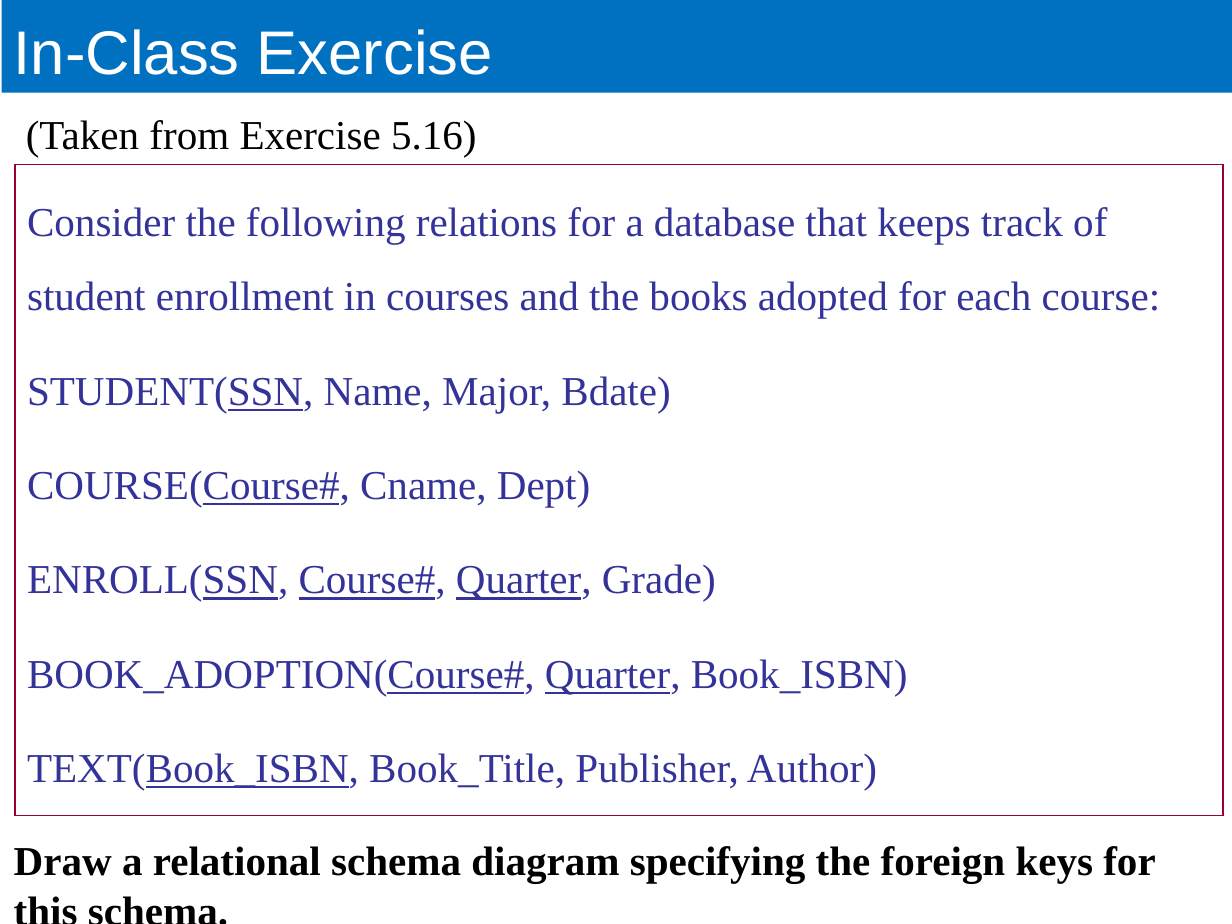
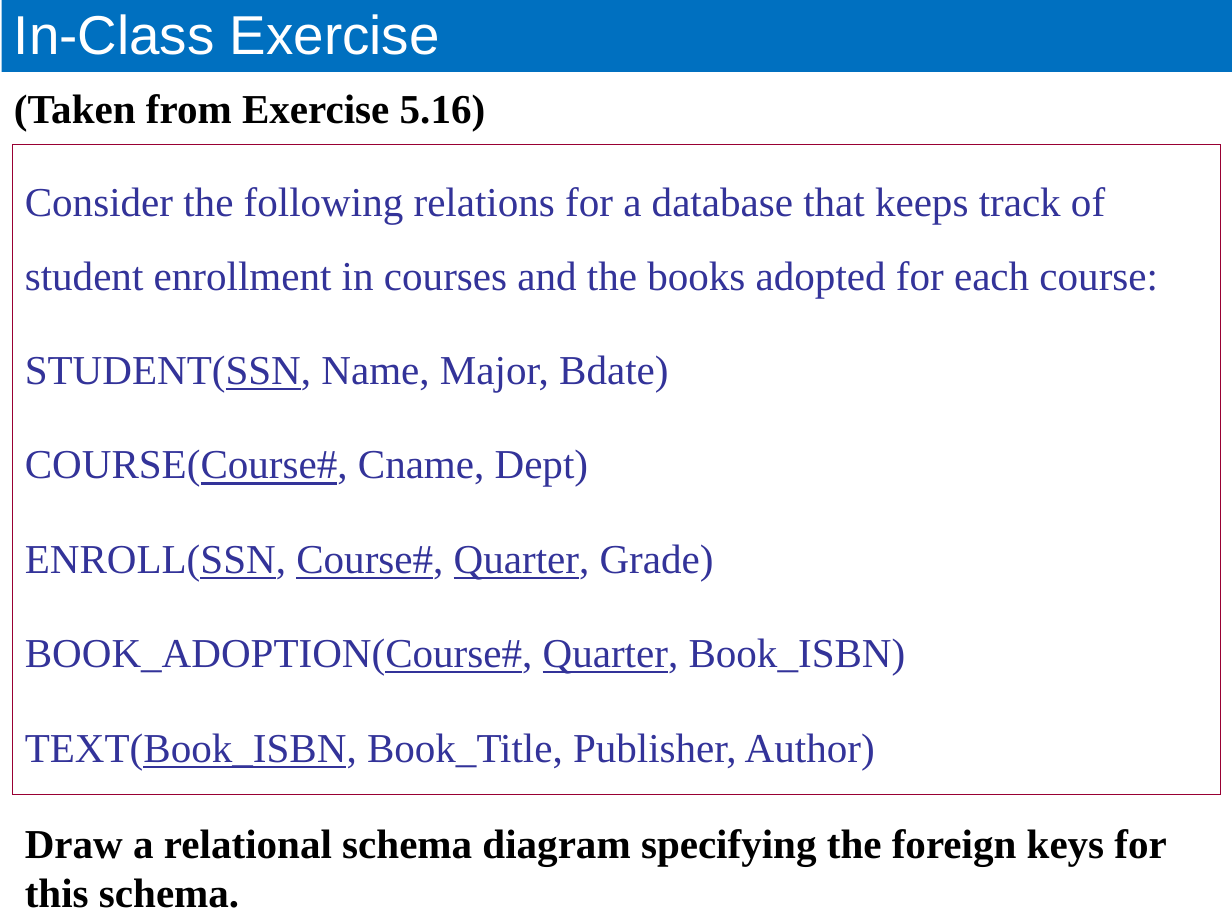
Before and after one commit to ECEG4191/Lecture-Slides, a slide deck: slide 62 of 2. Relational Model.pptx (slide 66 before the commit). Drawn at 1232x924 pixels with LibreOffice and Linux fonts; fonts in the diff are those of the drawing. Boxes give left, top, right and bottom in pixels: in the first picture for what was removed or moved away, otherwise in the second. Text is boxed around its words. In the diff, an @@ line names an element or a change of style, - is before the commit and + after.

```diff
--- a/2. Relational Model.pptx
+++ b/2. Relational Model.pptx
@@ title "In-Class Exercise": place and size @@
-title "In-Class Exercise" at [1, 0, 1232, 92]
+title "In-Class Exercise" at [1, 0, 1232, 71]
@@ title "In-Class Exercise" at [1, 0, 1232, 71]: size 36 to 32 pt @@
@@ text "(Taken from Exercise 5.16)": place and size @@
-text "(Taken from Exercise 5.16)" at [26, 120, 477, 157]
+text "(Taken from Exercise 5.16)" at [14, 94, 486, 131]
@@ text "(Taken from Exercise 5.16)" at [14, 94, 486, 131]: bold on @@
@@ rectangle "Consider the following relations for ...": place and size @@
-rectangle "Consider the following relations for ..." at [15, 165, 1223, 816]
+rectangle "Consider the following relations for ..." at [12, 144, 1221, 795]
@@ text "Draw a relational schema diagram ..." rewrapped from [14, 846, 1155, 883] to [25, 829, 1166, 908] @@
```
Also in this commit, not shown: 13 other slides changed, 4 slides removed, 1 other file.
